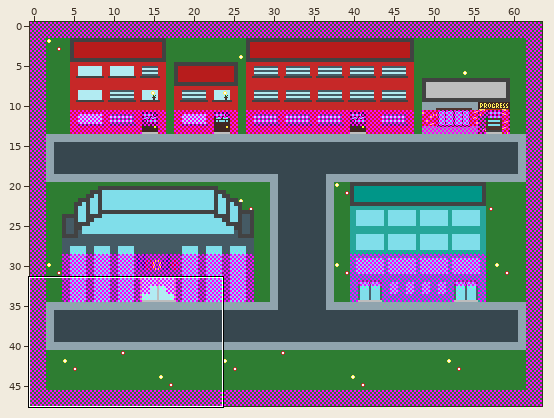
Tiled map, stored at Sumimasen/core/assets/maps/map.tmx. Above, an overview of the earlier version with the close-up marked.
Close-up. Before the edit:
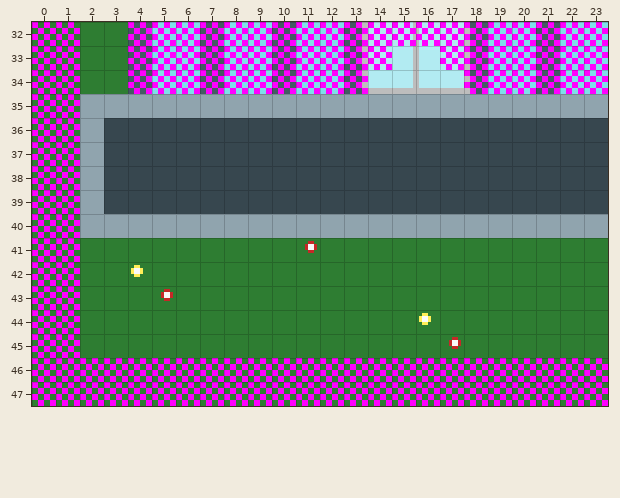
Cells are 8x8 px. Shown: x 0..23, y 32..47. The commit also changed other parts of the map, which this record leaves out.
And afterwards:
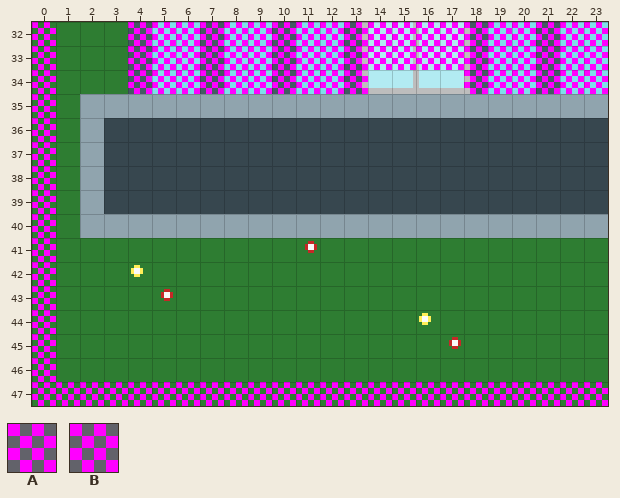
Key: from "tileset": A 128, B 129.
_ is an empty cell, . an unchanged one.
Edits made:
--- layer "Collision"
@@ x 1..23 @@
-32 B......................
-33 B.............__.......
-34 B......................
-35 B......................
-36 B......................
-37 B......................
-38 B......................
-39 B......................
-40 B......................
-41 B......................
-42 B......................
-43 B......................
-44 B......................
-45 B......................
-46 BABABABABABABABABABABAB
+32 _......................
+33 _.............BB.......
+34 _......................
+35 _......................
+36 _......................
+37 _......................
+38 _......................
+39 _......................
+40 _......................
+41 _......................
+42 _......................
+43 _......................
+44 _......................
+45 _......................
+46 _______________________
Changed places in both close-ups, as pixel boxes (x1, y1, x2, y2):
changed: (56, 22, 608, 382)
